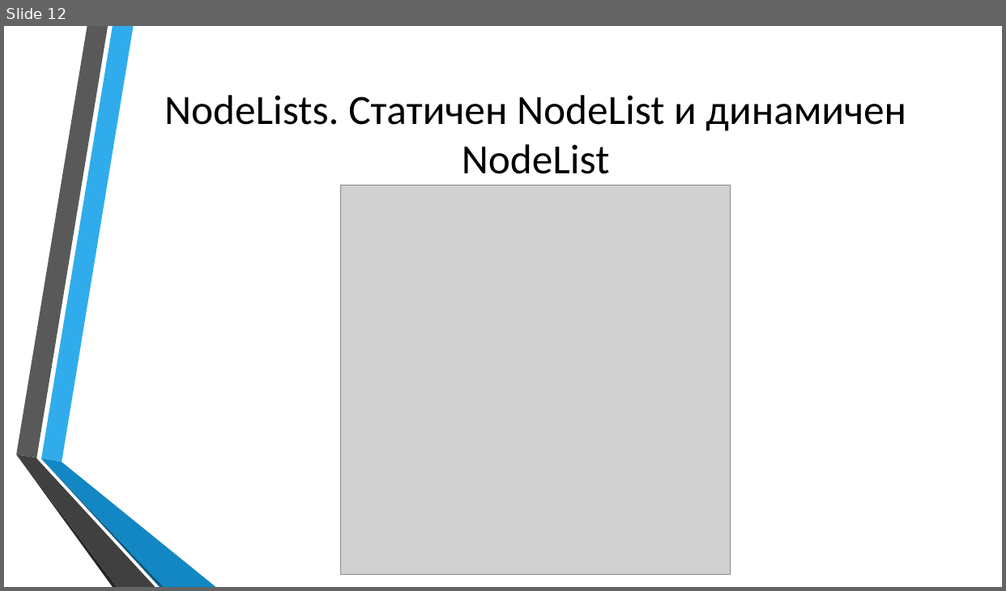
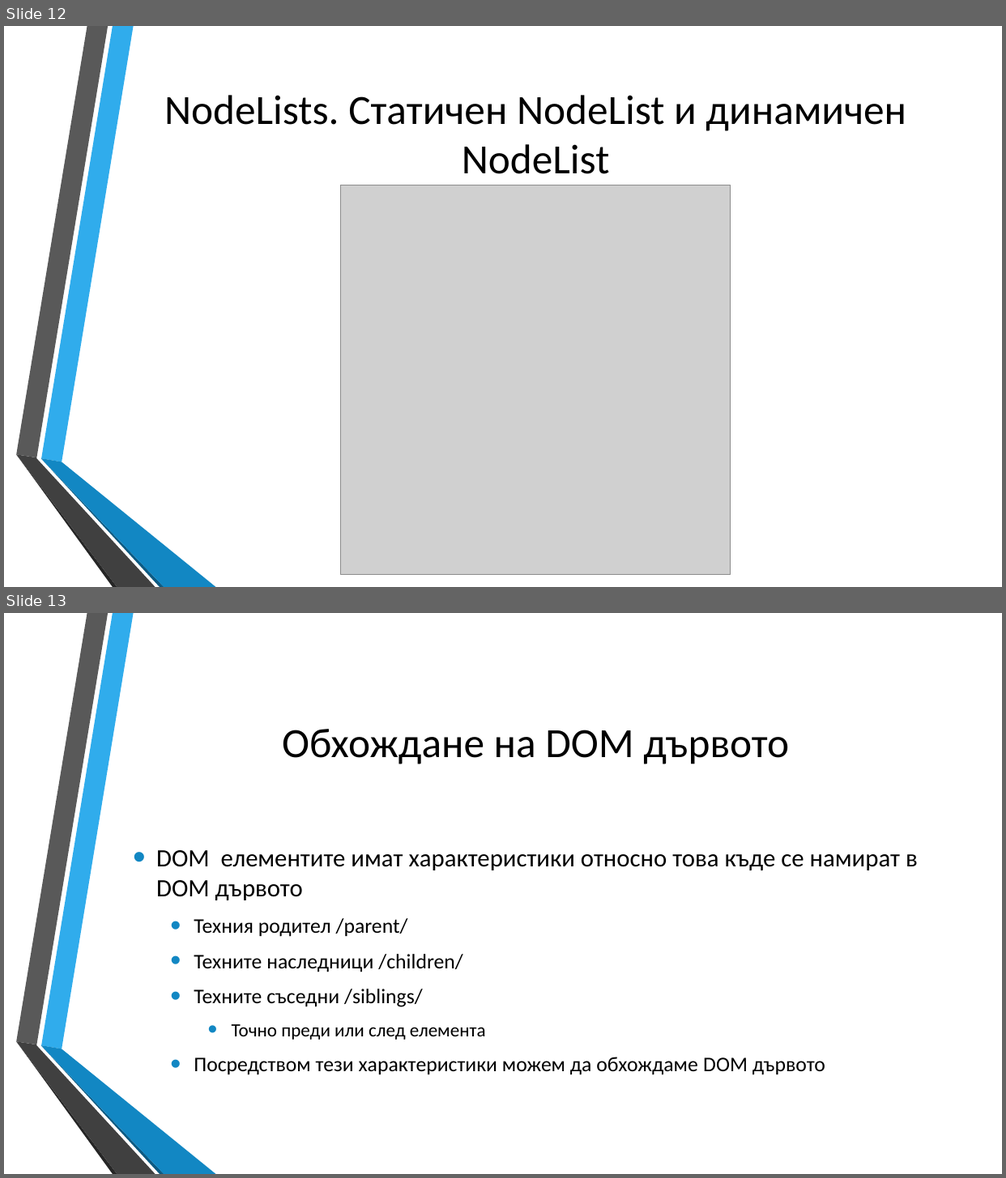
Before and after one commit to dnmitev/IT-Academy, a slide deck: JS Fundamentals/9.DOM&CSS/DOM&CSS.pptx. Shown one above the other, each under a label of ours: slide 12 before the commit, slides 12 and 13 after it. The pictures are 1006x591 and 1006x1178 pixels, drawn with LibreOffice and Linux fonts; fonts in the diff are those of the drawing; grey boxes stand for pictures; background and template pictures are left out. Boxes give left, top, right and bottom in pixels: in the first picture for what was removed or moved away, otherwise in the second. Text is boxed around its words. In the diff, an @@ line names an element or a change of style, - is before the commit and + after.

```diff
--- a/JS Fundamentals/9.DOM&CSS/DOM&CSS.pptx
+++ b/JS Fundamentals/9.DOM&CSS/DOM&CSS.pptx
@@ slide 13 added at (x1=4, y1=613, x2=1002, y2=1174), background picture (left out); not listed: 6 template elements that a slide beside it also shows @@
@@ title added at (x1=282, y1=729, x2=789, y2=764), 40 pt, text #000000 @@
+Обхождане на DOM дървото
@@ text added at (x1=156, y1=850, x2=918, y2=1076), 20 pt, text #000000 @@
+• DOM елементите имат характеристики относно това къде се намират в DOM дървото
+  • Техния родител /parent/
+  • Техните наследници /children/
+  • Техните съседни /siblings/
+    • Точно преди или след елемента
+  • Посредством тези характеристики можем да обхождаме DOM дървото
```
Also in this commit, not shown: 1 slide changed, 12 other slides added, 9 other files.
